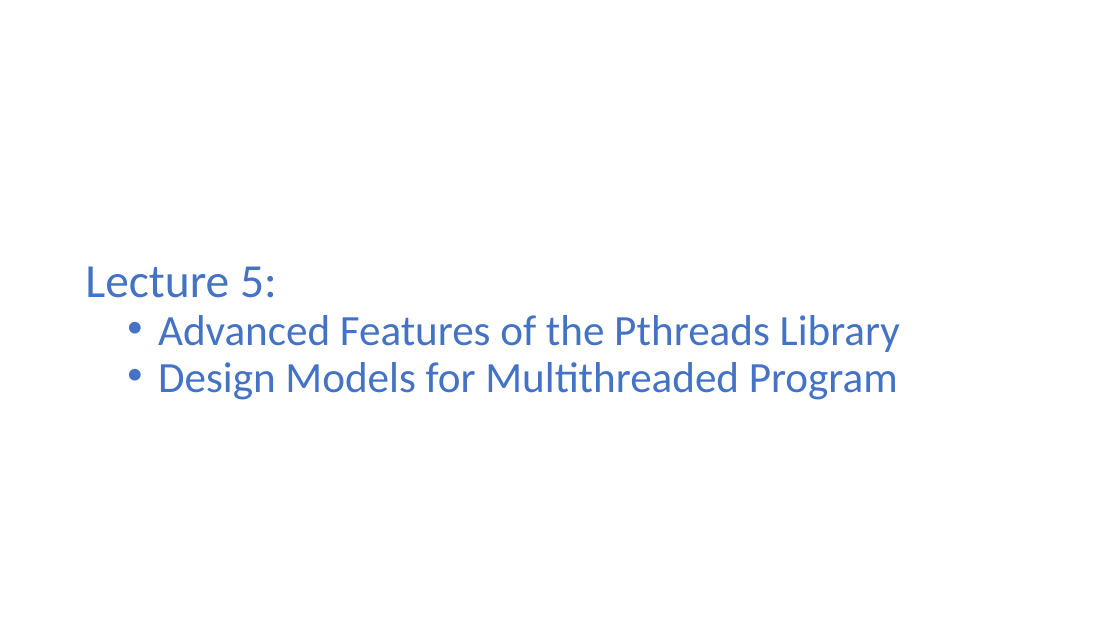
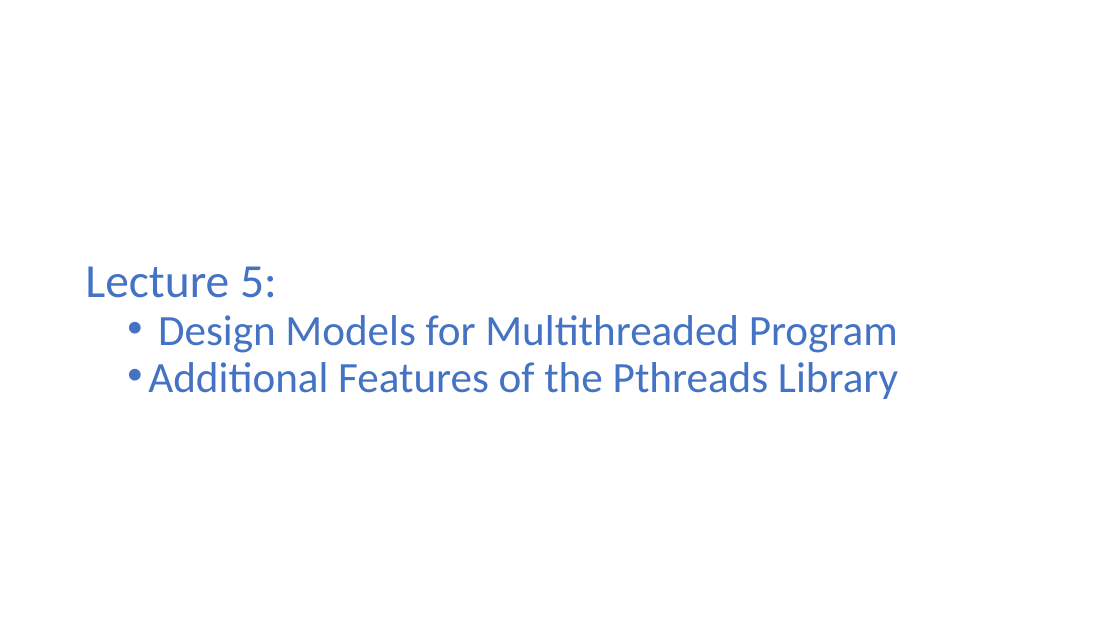
Before and after one commit to ekkapotc/PC, a slide deck: slide 2 of Slides/Lecture 5.pptx. Drawn at 1120x630 pixels with LibreOffice and Linux fonts; fonts in the diff are those of the drawing. Boxes give left, top, right and bottom in pixels: in the first picture for what was removed or moved away, otherwise in the second. Text is boxed around its words. In the diff, an @@ line names an element or a change of style, - is before the commit and + after.

```diff
--- a/Slides/Lecture 5.pptx
+++ b/Slides/Lecture 5.pptx
@@ text at [158,315,900,352]: paragraph removed @@
-  • Advanced Features of the Pthreads Library
@@ text at [148,362,898,399]: paragraph added @@
+  • Additional Features of the Pthreads Library
```
Also in this commit, not shown: 1 other file.
